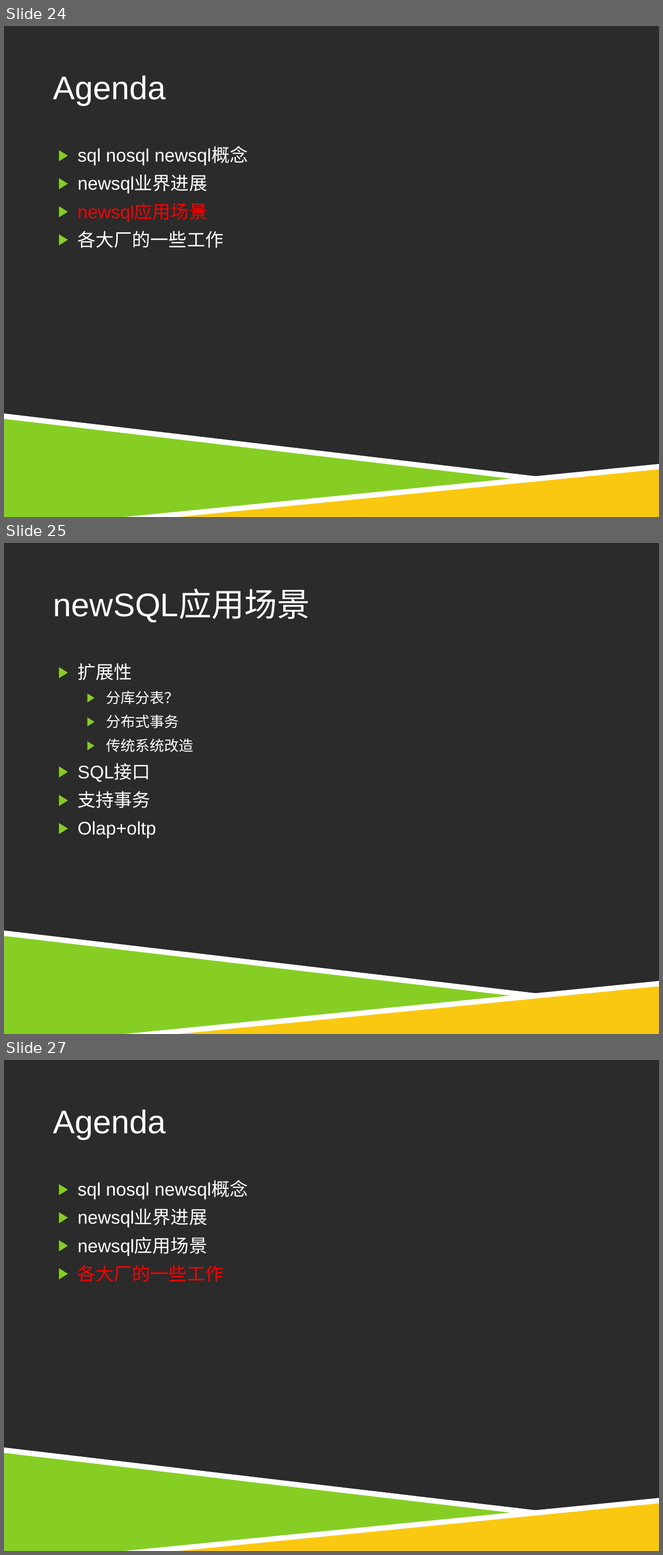
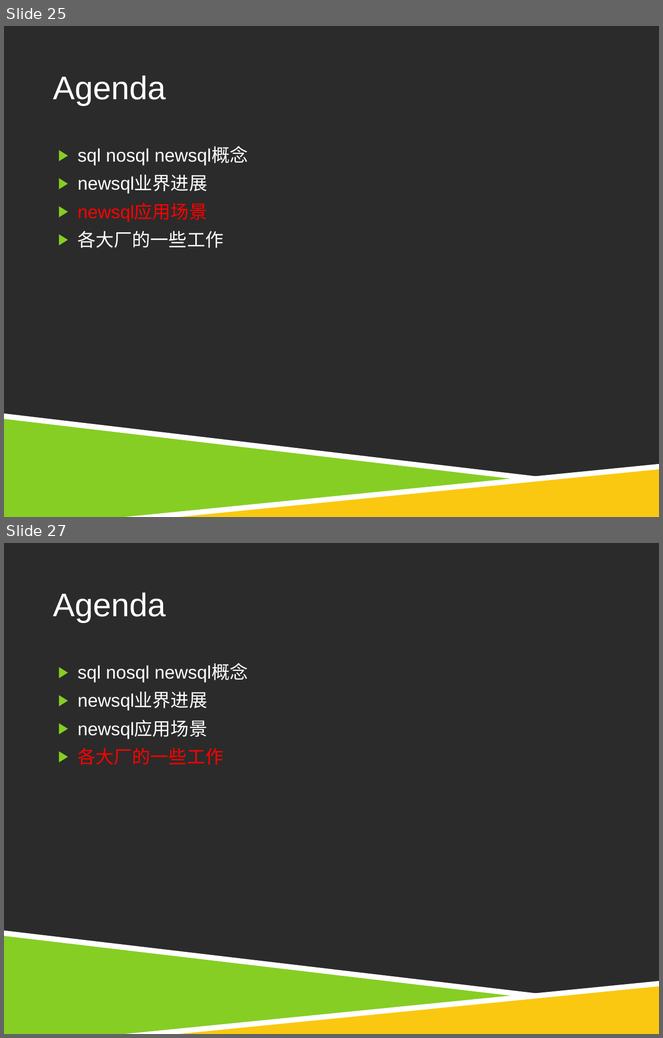
Before and after one commit to wisehead/techblog, a slide deck: database/newSQL/NewSQL.ppt. Shown one above the other, each under a label of ours: slides 24, 25 and 27 before the commit, slides 25 and 27 after it; the slides between them are not shown. The pictures are 663x1555 and 663x1038 pixels, drawn with LibreOffice and Linux fonts; fonts in the diff are those of the drawing; background and template pictures are left out; a plain dark background stands for a picture behind light text. Boxes give left, top, right and bottom in pixels: in the first picture for what was removed or moved away, otherwise in the second. Text is boxed around its words. In the diff, an @@ line names an element or a change of style, - is before the commit and + after.

```diff
--- a/database/newSQL/NewSQL.ppt
+++ b/database/newSQL/NewSQL.ppt
@@ slide 25 removed at <box>4,543,659,1034</box>, background picture (left out); not listed: 4 template elements that a slide beside it also shows @@
@@ title removed at <box>53,591,310,623</box> @@
-newSQL应用场景
@@ text removed at <box>78,663,194,838</box> @@
-▶ 扩展性
-  ▶ 分库分表？
-  ▶ 分布式事务
-  ▶ 传统系统改造
-▶ SQL接口
-▶ 支持事务
-▶ Olap+oltp
@@ what was slide 24 is now slide 25 @@
```
Also in this commit, not shown: 5 slides changed, 3 slides added, 1 other slide removed, 2 other files.
